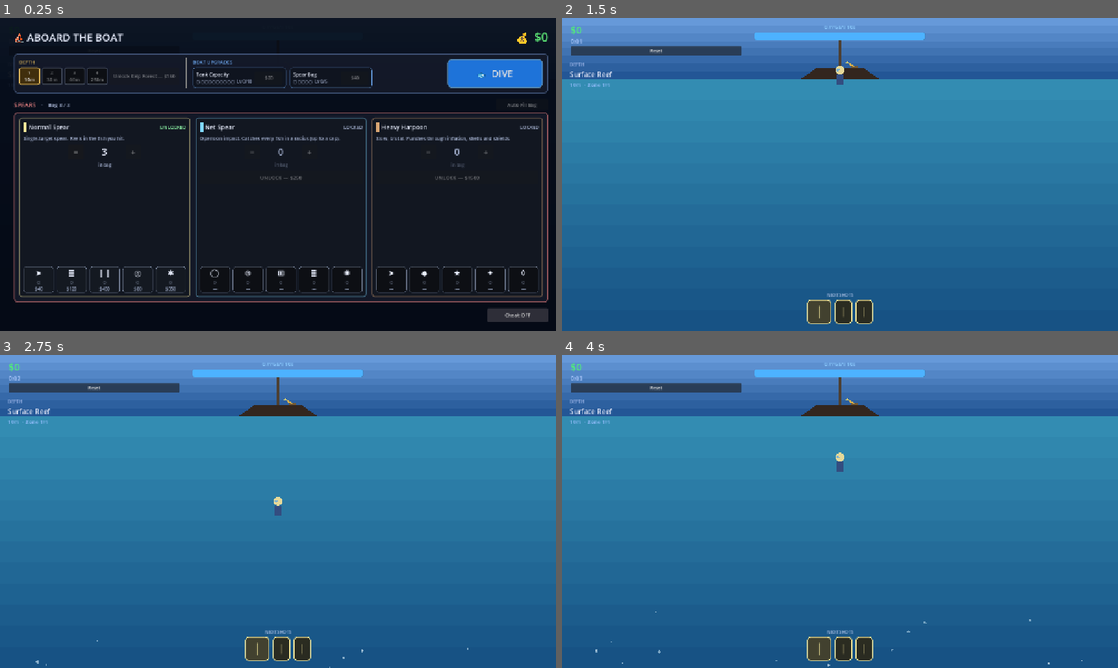
Above: before the commit, frames 1-4 (two rows, left to right).
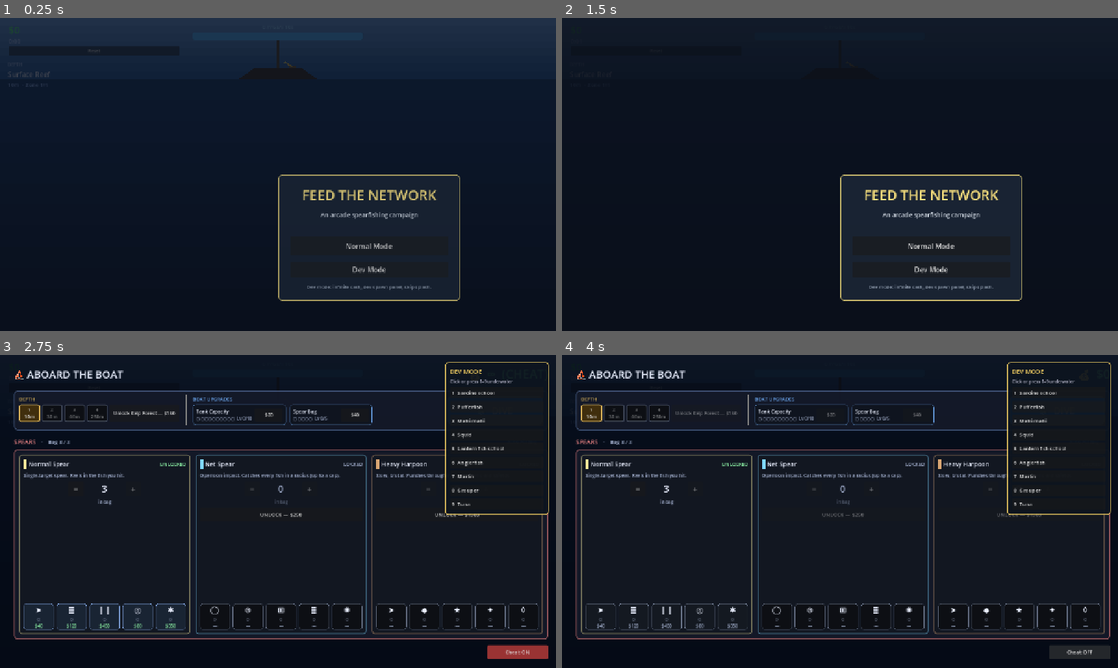
Above: after the commit, the same moments.

Repository: AndreiZitti/Harpoony
Game: Godot game, scene res://scenes/main.tscn
Two runs of this game, one before a commit and one after it. Both use one fixed random seed, a clock stepped at 60 frames per second and the inputs below.
Inputs (mouse positions are in pixels of both pictures, inside the frame that each line leads up to):
- Up to frame 1 (0.25 s): no input
- Up to frame 2 (1.5 s): click "Reset" at 0.5 s; click (1056, 74) at 1.25 s, where only the run before the commit has a clickable "🐟 DIVE"
- Up to frame 3 (2.75 s): click (366, 605) at 2 s, where only the run after the commit has a clickable "Dev Mode"
- Up to frame 4 (4 s): click (589, 414) at 2.75 s, where only the run after the commit has a clickable "1 10m"; click (1067, 649) at 3.5 s, where only the run before the commit has a clickable "RESURFACE"

The runs differ from the first frame. In frame 1, 23% of the frame differs, in the area x 0-100%, y 0-98%; in frame 2, 100%, in the area x 0-100%, y 0-100%; in frame 3, 100%; in frame 4, 100%.

Commit message:
feat: main menu + splash + dive counter + dev mode entry
MainMenu (Normal / Dev) shows on game launch. Normal plays a 2s
splash with the campaign prompt before the shop opens. Dev sets
cheat_mode, opens the dev spawn panel, and skips the splash.
HUD displays a "Dive N" counter (soft target: 100). dive_number
increments on each dive start.

Co-Authored-By: Claude Opus 4.7 (1M context) <noreply@anthropic.com>

Diff:
--- a/scripts/game_data.gd
+++ b/scripts/game_data.gd
@@ -22,6 +22,7 @@
 signal spear_upgrade_changed(id: StringName, key: String, level: int)
 signal bag_loadout_changed
 signal whitewhale_caught_signal
+signal dive_number_changed(n: int)
 
 # Persistent state
 var cash: float = 0.0
@@ -50,6 +51,8 @@
 var last_dive_cash: int = 0
 var last_dive_shots: int = 0
 var last_dive_fish: int = 0
+# Campaign progress: increments at the start of each dive (soft target = 100).
+var dive_number: int = 0
 
 # Upgrade levels (leveled, multi-purchase)
 var upgrade_levels: Dictionary = {
@@ -484,6 +487,8 @@
 # --- Dive lifecycle ---
 
 func start_dive() -> void:
+	dive_number += 1
+	dive_number_changed.emit(dive_number)
 	dive_cash = 0.0
 	active_spear_count = 0
 	dive_shots_fired = 0
--- a/scripts/game_menu.gd
+++ b/scripts/game_menu.gd
@@ -242,3 +242,11 @@
 
 func _on_dev_toggle_pressed() -> void:
 	_set_dev_mode(not dev_mode_active)
+
+
+# Programmatic entry point — lets MainMenu's "Dev Mode" button open the dev
+# spawn panel directly without going through the pause overlay. Routes through
+# the same _set_dev_mode() path as the in-menu toggle.
+func enable_dev_mode() -> void:
+	if not dev_mode_active:
+		_set_dev_mode(true)
--- a/scripts/hud.gd
+++ b/scripts/hud.gd
@@ -16,6 +16,7 @@
 var session_timer_label: Label
 var session_reset_button: Button
 var session_time: float = 0.0
+var dive_counter_label: Label
 
 const SPECIES_COLOR = {
 	"sardine": Color(0.85, 0.92, 1.0),
@@ -37,6 +38,7 @@
 	GameData.dive_state_changed.connect(_on_dive_state_changed)
 	GameData.zone_changed.connect(func(_z): _refresh_depth())
 	GameData.zone_unlocked.connect(func(_i): _refresh_depth())
+	GameData.dive_number_changed.connect(_on_dive_number_changed)
 	_refresh()
 
 
@@ -65,6 +67,14 @@
 	total_cash_label.add_theme_font_size_override("font_size", 22)
 	total_cash_label.add_theme_color_override("font_color", Color(0.3, 1.0, 0.4))
 	left_vbox.add_child(total_cash_label)
+
+	# Dive counter — soft campaign target is 100 dives. Hidden before first dive.
+	dive_counter_label = Label.new()
+	dive_counter_label.text = ""
+	dive_counter_label.add_theme_font_size_override("font_size", 13)
+	dive_counter_label.add_theme_color_override("font_color", Color(0.75, 0.82, 0.92))
+	dive_counter_label.visible = false
+	left_vbox.add_child(dive_counter_label)
 
 	session_timer_label = Label.new()
 	session_timer_label.text = "0:00"
@@ -232,8 +242,20 @@
 	_on_cash_changed(GameData.cash)
 	_on_oxygen_changed(GameData.oxygen)
 	_on_dive_state_changed(GameData.dive_state)
+	_on_dive_number_changed(GameData.dive_number)
 	_refresh_depth()
 	_refresh_queue_preview()
+
+
+func _on_dive_number_changed(n: int) -> void:
+	if dive_counter_label == null:
+		return
+	if n <= 0:
+		dive_counter_label.visible = false
+		dive_counter_label.text = ""
+		return
+	dive_counter_label.visible = true
+	dive_counter_label.text = "Dive %d / 100" % n
 
 
 func _on_cash_changed(_amount: float) -> void:
--- a/scripts/main.gd
+++ b/scripts/main.gd
@@ -9,6 +9,8 @@
 const BubbleFieldScript = preload("res://scripts/bubble_field.gd")
 const GameMenuScript = preload("res://scripts/game_menu.gd")
 const EndingScreenScript = preload("res://scripts/ending_screen.gd")
+const MainMenuScript = preload("res://scripts/main_menu.gd")
+const SplashScript = preload("res://scripts/splash_screen.gd")
 var _bubble_field: Node2D = null
 var _game_menu: CanvasLayer = null
 var _ending_screen: CanvasLayer = null
@@ -26,7 +28,6 @@
 	oxygen_timer.timeout.connect(_on_oxygen_tick)
 
 	GameData.set_dive_state(GameData.DiveState.SURFACE)
-	upgrade_shop.show_shop()
 	if diver.has_method("set_visible_in_water"):
 		diver.set_visible_in_water(false)
 
@@ -54,6 +55,33 @@
 
 	GameData.whitewhale_caught_signal.connect(_on_whitewhale_caught)
 
+	# Opening flow: MainMenu → (Splash on Normal) → UpgradeShop.
+	_show_main_menu()
+
+
+func _show_main_menu() -> void:
+	var menu := CanvasLayer.new()
+	menu.set_script(MainMenuScript)
+	menu.name = "MainMenu"
+	add_child(menu)
+	menu.mode_selected.connect(_on_mode_selected)
+
+
+func _on_mode_selected(mode: StringName) -> void:
+	if mode == &"dev":
+		GameData.cheat_mode = true
+		GameData.cash_changed.emit(GameData.cash)
+		if _game_menu and _game_menu.has_method("enable_dev_mode"):
+			_game_menu.enable_dev_mode()
+		upgrade_shop.show_shop()
+		return
+	# Normal mode: play splash, then open shop.
+	var splash := CanvasLayer.new()
+	splash.set_script(SplashScript)
+	splash.name = "Splash"
+	add_child(splash)
+	splash.finished.connect(func(): upgrade_shop.show_shop())
+
 
 func _dev_spawn(species: String) -> void:
 	if fish_spawner.has_method("dev_spawn"):
@@ -63,6 +91,8 @@
 # Reset session: zero cash, clear upgrades + unlocks, fresh bag, back to surface.
 func _on_session_reset() -> void:
 	GameData.cash = 0.0
+	GameData.dive_number = 0
+	GameData.dive_number_changed.emit(0)
 	GameData.upgrade_levels = {"oxygen": 0, "spear_bag": 0}
 	GameData.unlocked_zone_index = 0
 	GameData.selected_zone_index = 0
--- /dev/null
+++ b/scripts/main_menu.gd
@@ -0,0 +1,100 @@
+extends CanvasLayer
+
+# Opening menu shown on launch. Player picks Normal (splash → shop) or Dev
+# (cheat_mode + dev spawn panel, skip splash). main.gd routes on mode_selected.
+
+signal mode_selected(mode: StringName)  # &"normal" or &"dev"
+
+const TITLE := "FEED THE NETWORK"
+const SUBTITLE := "An arcade spearfishing campaign"
+
+var _root: Control
+
+
+func _ready() -> void:
+	layer = 80
+	process_mode = Node.PROCESS_MODE_ALWAYS
+	_build_ui()
+
+
+func _build_ui() -> void:
+	_root = Control.new()
+	_root.set_anchors_and_offsets_preset(Control.PRESET_FULL_RECT)
+	_root.mouse_filter = Control.MOUSE_FILTER_STOP
+	add_child(_root)
+
+	# Background dim — slightly less than the pause menu so the boat peeks through.
+	var dim := ColorRect.new()
+	dim.color = Color(0.04, 0.06, 0.10, 0.92)
+	dim.set_anchors_and_offsets_preset(Control.PRESET_FULL_RECT)
+	_root.add_child(dim)
+
+	var card := PanelContainer.new()
+	card.set_anchors_and_offsets_preset(Control.PRESET_CENTER)
+	card.custom_minimum_size = Vector2(420, 260)
+	var sb := StyleBoxFlat.new()
+	sb.bg_color = Color(0.10, 0.14, 0.20, 0.98)
+	sb.border_color = Color(0.85, 0.78, 0.45, 0.9)
+	sb.set_border_width_all(2)
+	sb.set_corner_radius_all(10)
+	sb.content_margin_left = 28
+	sb.content_margin_right = 28
+	sb.content_margin_top = 24
+	sb.content_margin_bottom = 24
+	card.add_theme_stylebox_override("panel", sb)
+	_root.add_child(card)
+
+	var v := VBoxContainer.new()
+	v.add_theme_constant_override("separation", 14)
+	card.add_child(v)
+
+	var title := Label.new()
+	title.text = TITLE
+	title.add_theme_font_size_override("font_size", 32)
+	title.add_theme_color_override("font_color", Color(1.0, 0.9, 0.5))
+	title.horizontal_alignment = HORIZONTAL_ALIGNMENT_CENTER
+	v.add_child(title)
+
+	var subtitle := Label.new()
+	subtitle.text = SUBTITLE
+	subtitle.add_theme_font_size_override("font_size", 14)
+	subtitle.add_theme_color_override("font_color", Color(0.85, 0.88, 0.92))
+	subtitle.horizontal_alignment = HORIZONTAL_ALIGNMENT_CENTER
+	v.add_child(subtitle)
+
+	var spacer := Control.new()
+	spacer.custom_minimum_size = Vector2(0, 12)
+	v.add_child(spacer)
+
+	var normal_btn := Button.new()
+	normal_btn.text = "Normal Mode"
+	normal_btn.custom_minimum_size = Vector2(0, 44)
+	normal_btn.pressed.connect(func(): _select(&"normal"))
+	v.add_child(normal_btn)
+
+	var dev_btn := Button.new()
+	dev_btn.text = "Dev Mode"
+	dev_btn.custom_minimum_size = Vector2(0, 36)
+	dev_btn.pressed.connect(func(): _select(&"dev"))
+	v.add_child(dev_btn)
+
+	var hint := Label.new()
+	hint.text = "Dev mode: infinite cash, dev spawn panel, skip splash."
+	hint.add_theme_font_size_override("font_size", 11)
+	hint.add_theme_color_override("font_color", Color(0.6, 0.65, 0.72))
+	hint.horizontal_alignment = HORIZONTAL_ALIGNMENT_CENTER
+	v.add_child(hint)
+
+	# Fade in.
+	_root.modulate.a = 0.0
+	var tw := create_tween()
+	tw.tween_property(_root, "modulate:a", 1.0, 0.4).set_trans(Tween.TRANS_SINE).set_ease(Tween.EASE_OUT)
+
+
+func _select(mode: StringName) -> void:
+	var tw := create_tween()
+	tw.tween_property(_root, "modulate:a", 0.0, 0.25)
+	tw.tween_callback(func():
+		mode_selected.emit(mode)
+		queue_free()
+	)
--- /dev/null
+++ b/scripts/splash_screen.gd
@@ -0,0 +1,58 @@
+extends CanvasLayer
+
+# 2-second narrative splash shown after Normal mode is picked, before the shop.
+# 0.5s fade-in + 1.0s hold + 0.5s fade-out, then `finished` is emitted.
+
+signal finished
+
+const PROMPT := "Can you reach the treasure\non the bottom in 100 dives?"
+
+var _root: Control
+
+
+func _ready() -> void:
+	layer = 80
+	process_mode = Node.PROCESS_MODE_ALWAYS
+	_build_ui()
+	_play()
+
+
+func _build_ui() -> void:
+	_root = Control.new()
+	_root.set_anchors_and_offsets_preset(Control.PRESET_FULL_RECT)
+	_root.mouse_filter = Control.MOUSE_FILTER_STOP
+	add_child(_root)
+
+	var dim := ColorRect.new()
+	dim.color = Color(0.02, 0.03, 0.06, 1.0)
+	dim.set_anchors_and_offsets_preset(Control.PRESET_FULL_RECT)
+	_root.add_child(dim)
+
+	var label := Label.new()
+	label.text = PROMPT
+	label.add_theme_font_size_override("font_size", 30)
+	label.add_theme_color_override("font_color", Color(1.0, 0.92, 0.55))
+	label.horizontal_alignment = HORIZONTAL_ALIGNMENT_CENTER
+	label.vertical_alignment = VERTICAL_ALIGNMENT_CENTER
+	# Anchor a fixed-size box centered on the viewport so multi-line text reads cleanly.
+	label.anchor_left = 0.5
+	label.anchor_right = 0.5
+	label.anchor_top = 0.5
+	label.anchor_bottom = 0.5
+	label.offset_left = -320
+	label.offset_right = 320
+	label.offset_top = -100
+	label.offset_bottom = 100
+	_root.add_child(label)
+
+
+func _play() -> void:
+	_root.modulate.a = 0.0
+	var tw := create_tween()
+	tw.tween_property(_root, "modulate:a", 1.0, 0.5).set_trans(Tween.TRANS_SINE).set_ease(Tween.EASE_OUT)
+	tw.tween_interval(1.0)
+	tw.tween_property(_root, "modulate:a", 0.0, 0.5).set_trans(Tween.TRANS_SINE).set_ease(Tween.EASE_IN)
+	tw.tween_callback(func():
+		finished.emit()
+		queue_free()
+	)
